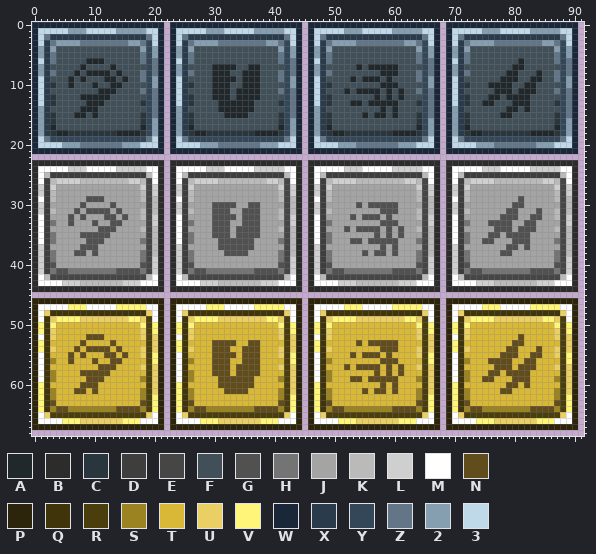
Sprite sheet -- Common/Assets/UI/Icons.png. Above, as it was before the edit.
The file is 276x207 pixels, drawn in blocks of 3x3; one block is one cell here. Colours within 5 levels of each other are drawn and written as one.
Palette (. is transparent): A #20282c  B #2c2c2c  C #2a363d  D #3e3e3e  E #464646  F #415058  G #515151  H #747474  J #a4a4a4  K #bababa  L #cfcfcf  M #ffffff  N #614c1c  P #2c250c  Q #40350a  R #4b3e0d  S #9b8322  T #d8b836  U #e9cf64  V #fff679  W #192739  X #2a3b4b  Y #344758  Z #637688  2 #859fb0  3 #c0d9e9
After the commit:
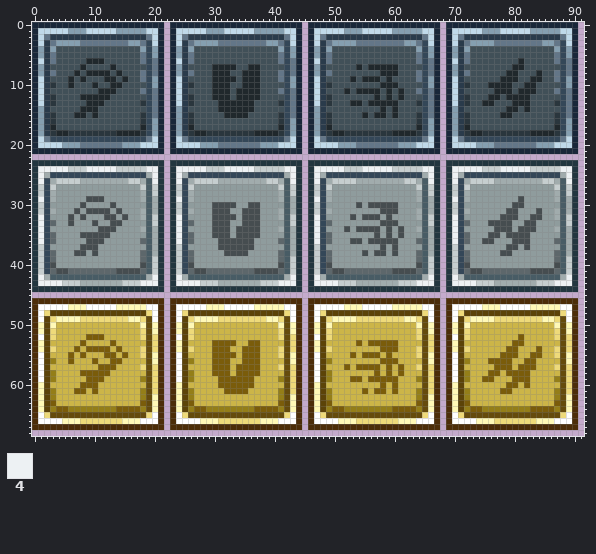
Colours new in this view: 4 #edf1f3
Edits made:
Colour B changes from #2c2c2c to #22363f.
Colour E changes from #464646 to #485c65.
Colour G changes from #515151 to #464d50.
Colour H changes from #747474 to #5d676b.
Colour J changes from #a4a4a4 to #8f9c9d.
Colour K changes from #bababa to #a1acad.
Colour L changes from #cfcfcf to #c6cecf.
Colour N changes from #614c1c to #7a5c0a.
Colour P changes from #2c250c to #4c2d08.
Colour Q changes from #40350a to #5c4308.
Colour R changes from #4b3e0d to #654b0c.
Colour S changes from #9b8322 to #947e18.
Colour T changes from #d8b836 to #ccb548.
Colour U changes from #e9cf64 to #eeda7a.
Colour V changes from #fff679 to #fff9b7.
Colour M gives way to colour 4 in row 24 at x 1 to 5, 9 to 13, 19 to 20, 24 to 28, 32 to 36, 42 to 43, 47 to 51, 55 to 59, 65 to 66, 70 to 74, 78 to 82 and 88 to 89; in rows 25 to 26 at x 1, 20, 24, 43, 47, 66, 70 and 89; in row 29 at x 1, 24, 47 and 70; in rows 32 to 36 at x 1, 24, 47 and 70; in row 42 at x 1, 20, 24, 43, 47, 66, 70 and 89; in row 43 at x 1 to 4, 18 to 20, 24 to 27, 41 to 43, 47 to 50, 64 to 66, 70 to 73 and 87 to 89.
Colour D gives way to colour Y in row 25 at x 3 to 18, 26 to 41, 49 to 64 and 72 to 87; in rows 26 to 41 at x 2, 25, 48 and 71.
